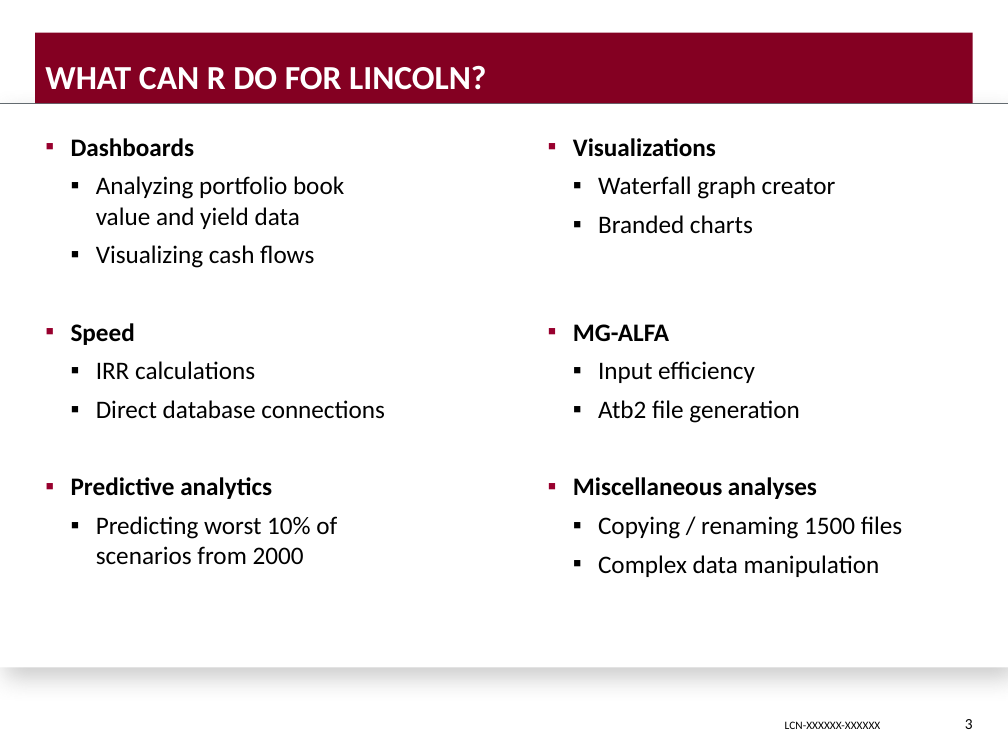
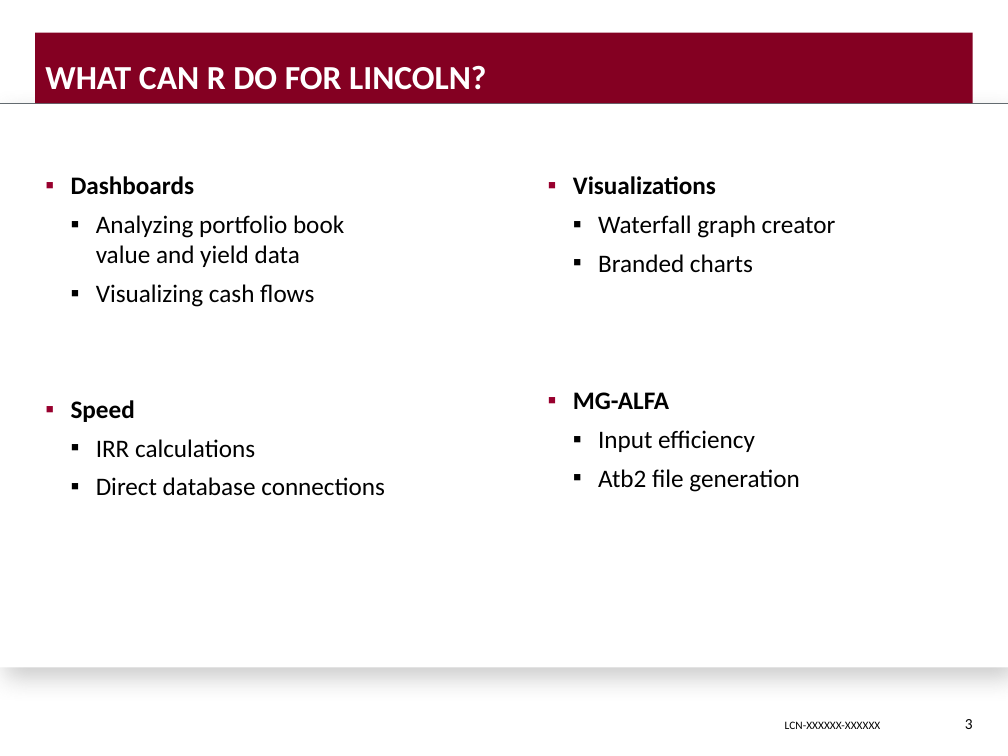
Before and after one commit to DavisVaughan/slides, a slide deck: slide 3 of final-presentation/final-presentation-davis-vaughan.pptx. Drawn at 1008x756 pixels with LibreOffice and Linux fonts; fonts in the diff are those of the drawing; background and template pictures are left out. Boxes give left, top, right and bottom in pixels: in the first picture for what was removed or moved away, otherwise in the second. Text is boxed around its words. In the diff, an @@ line names an element or a change of style, - is before the commit and + after.

```diff
--- a/final-presentation/final-presentation-davis-vaughan.pptx
+++ b/final-presentation/final-presentation-davis-vaughan.pptx
@@ text at <box>71,477,337,565</box>: paragraphs removed @@
-▪ Predictive analytics
-  ▪ Predicting worst 10% of scenarios from 2000
@@ text at <box>573,477,902,577</box>: paragraphs removed @@
-▪ Miscellaneous analyses
-  ▪ Copying / renaming 1500 files
-  ▪ Complex data manipulation
```
Also in this commit, not shown: 11 other slides changed, 2 slides added, 3 slides removed, 2 other files.
